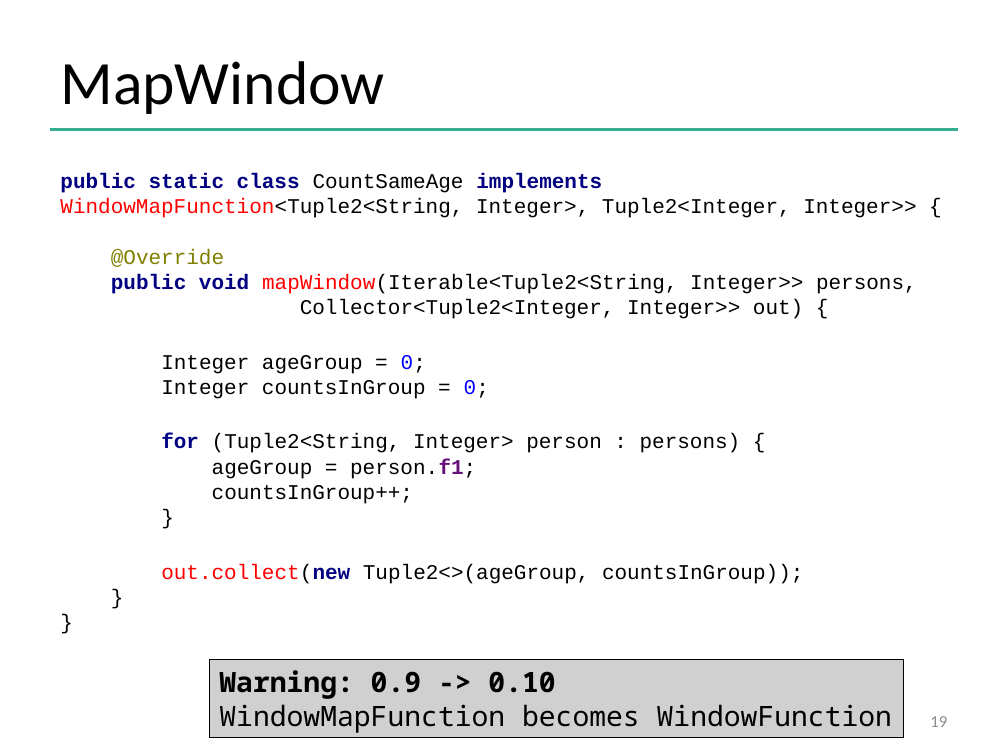
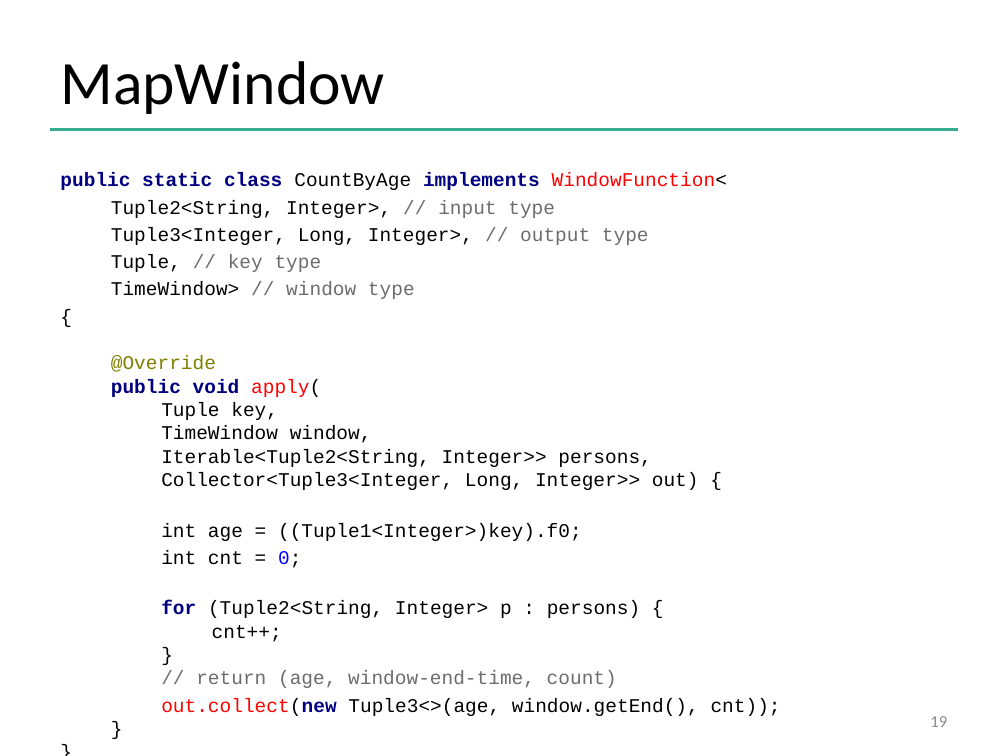
Before and after one commit to dataArtisans/flink-training-web, a slide deck: slide 19 of slides/flink_stream_advanced.pptx. Drawn at 1008x756 pixels with LibreOffice and Linux fonts; fonts in the diff are those of the drawing; grey boxes stand for pictures; background and template pictures are left out. Boxes give left, top, right and bottom in pixels: in the first picture for what was removed or moved away, otherwise in the second. Text is boxed around its words. In the diff, an @@ line names an element or a change of style, - is before the commit and + after.

```diff
--- a/slides/flink_stream_advanced.pptx
+++ b/slides/flink_stream_advanced.pptx
@@ text at (60, 173, 781, 716): text changed; size 15 to 13.9 pt @@
-public static class CountSameAge implements WindowMapFunction<Tuple2<String, Integer>, Tuple2<Integer, Integer>> {
-@Override
-public void mapWindow(Iterable<Tuple2<String, Integer>> persons, Collector<Tuple2<Integer, Integer>> out) {
-Integer ageGroup = 0;
-Integer countsInGroup = 0;
-for (Tuple2<String, Integer> person : persons) {
-ageGroup = person.f1;
-countsInGroup++;
-}
-out.collect(new Tuple2<>(ageGroup, countsInGroup));
-}
-}
+public static class CountByAge implements WindowFunction<
+Tuple2<String, Integer>, // input type
+Tuple3<Integer, Long, Integer>, // output type
+Tuple, // key type
+TimeWindow> // window type
+{
+@Override
+public void apply(
+Tuple key,
+TimeWindow window,
+Iterable<Tuple2<String, Integer>> persons,
+Collector<Tuple3<Integer, Long, Integer>> out) {
+int age = ((Tuple1<Integer>)key).f0;
+int cnt = 0;
+for (Tuple2<String, Integer> p : persons) {
+cnt++;
+}
+// return (age, window-end-time, count)
+out.collect(new Tuple3<>(age, window.getEnd(), cnt));
+}
+}
@@ picture removed at (210, 659, 903, 737) @@
-Warning: 0.9 -> 0.10
-WindowMapFunction becomes WindowFunction
```
Also in this commit, not shown: 20 other slides changed, 2 slides added, 6 slides removed, 26 other files.
